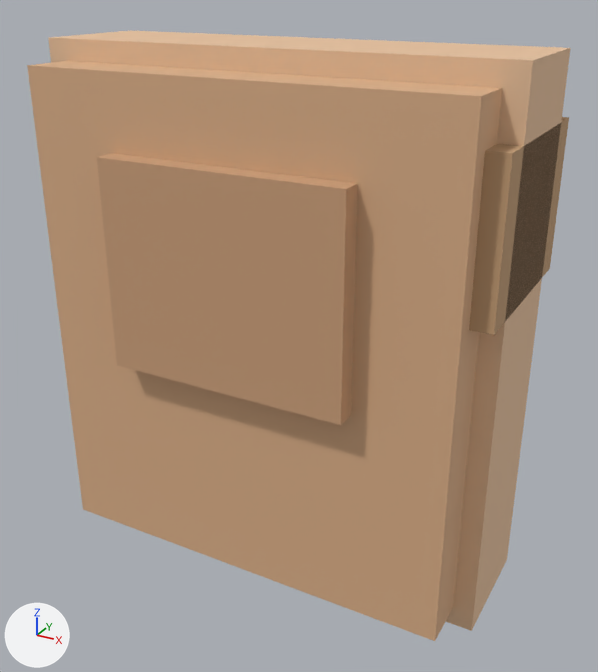
An edit to the glTF model models/items/copper_chest/model.gltf, drawn before and after from the same camera.
The view is the same before and after, from a 50 mm camera at (0.381, -0.678, 0.367) aimed at (0.014, -0.01, 0.033). Every picture has the same lights, and +X, +Y and +Z are marked at lower left. The older version comes first. Vertices at exactly the same position are counted once.

In view in the first picture: 'copper_chest'.
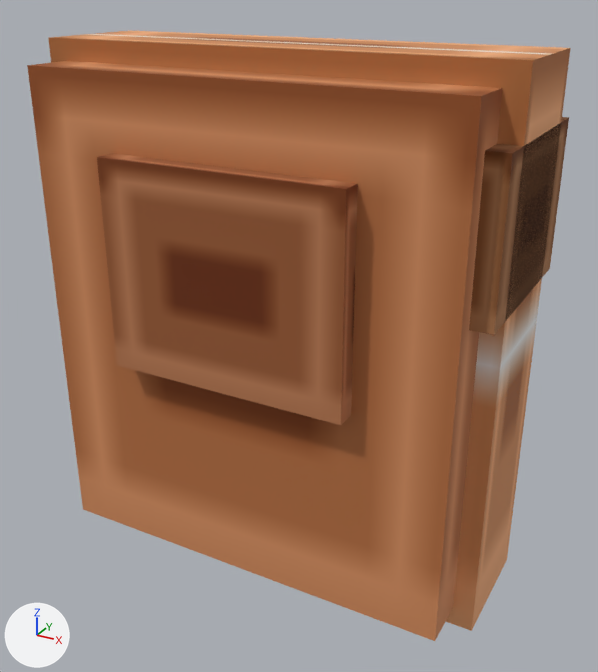
Pixel boxes [x1, y1, x2, y2] of what changed, in the pictures (598 x 672 px):
'copper_chest', surface changed (darker)
    both: [27, 30, 571, 641]

The edits, one by one:
Picture 'diffuse.png' (img_diffuse_png) is new.
In material 'head' (mat_head), base_color is no longer (0.722, 0.439, 0.251), beige #ddb189.
In material 'head' (mat_head), texture is now set to img_diffuse_png.
In material 'edge' (mat_edge), base_color is no longer (0.824, 0.549, 0.345), beige #eac49f.
In material 'edge' (mat_edge), texture is now set to img_diffuse_png.
In material 'accent' (mat_accent), base_color is no longer (0.612, 0.361, 0.204), brown #cda27d.
In material 'accent' (mat_accent), texture is now set to img_diffuse_png.
In material 'binding' (mat_binding), base_color is no longer (0.549, 0.345, 0.188), brown #c49f78.
In material 'binding' (mat_binding), texture is now set to img_diffuse_png.
me_copper_chest has 40 vertices, 60 faces and spans x -0.23..0.23, y -0.13..0.11, z -0.21..0.31.
me_copper_chest is used by ob_copper_chest; location (0.0, 0.0, 0.0).
me_copper_chest part 1: texture (UV) coordinates of 60 of 60 faces, centred in x -0.23..0.23, y -0.13..0.11, z -0.21..0.31, changed; they spanned u 0.0..1.0, v 0.0..1.0 and now span u 0.02..0.98, v 0.52..0.98.
